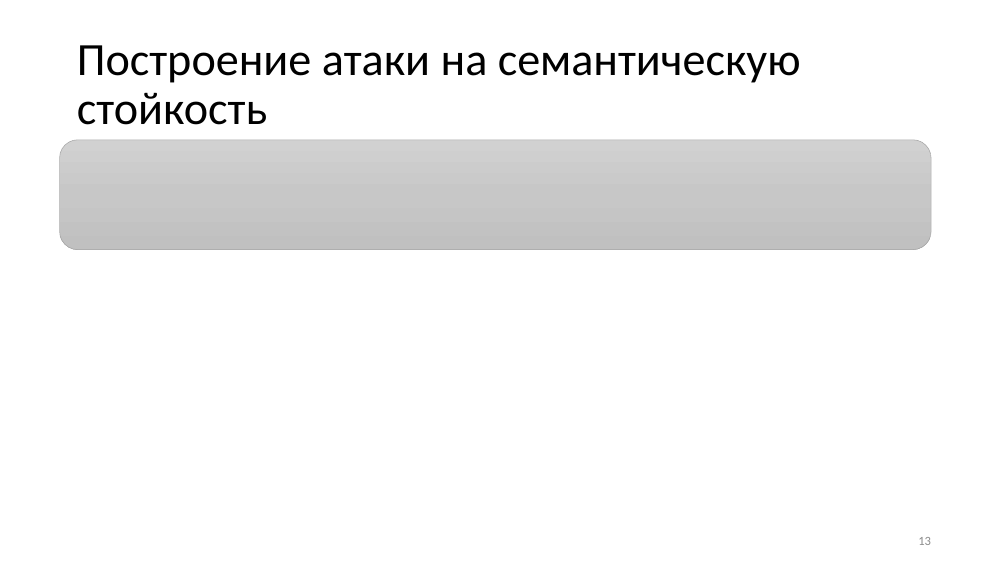
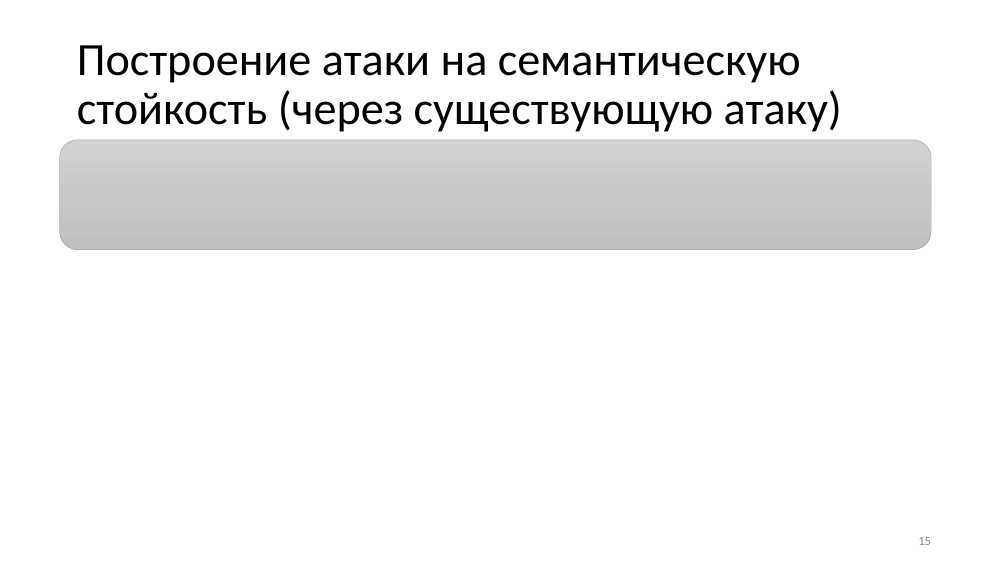
Before and after one commit to CryptoCourse/CryptoLectures, a slide deck: slide 15 of Lectures/Lecture1-b.pptx (slide 13 before the commit). Drawn at 1008x567 pixels with LibreOffice and Linux fonts; fonts in the diff are those of the drawing; grey boxes stand for pictures. Boxes give left, top, right and bottom in pixels: in the first picture for what was removed or moved away, otherwise in the second. Text is boxed around its words. In the diff, an @@ line names an element or a change of style, - is before the commit and + after.

```diff
--- a/Lectures/Lecture1-b.pptx
+++ b/Lectures/Lecture1-b.pptx
@@ title at <box>77,45,842,132</box>: text changed @@
-Построение атаки на семантическую стойкость
+Построение атаки на семантическую стойкость (через существующую атаку)
```
Also in this commit, not shown: 3 other slides changed, 2 slides added.
